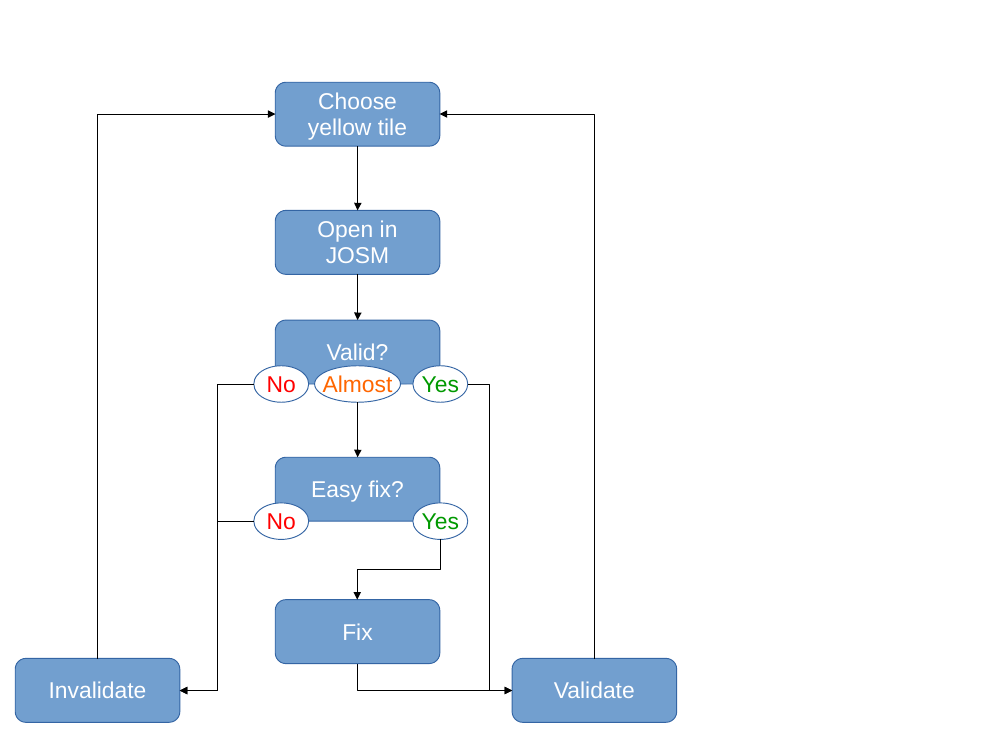
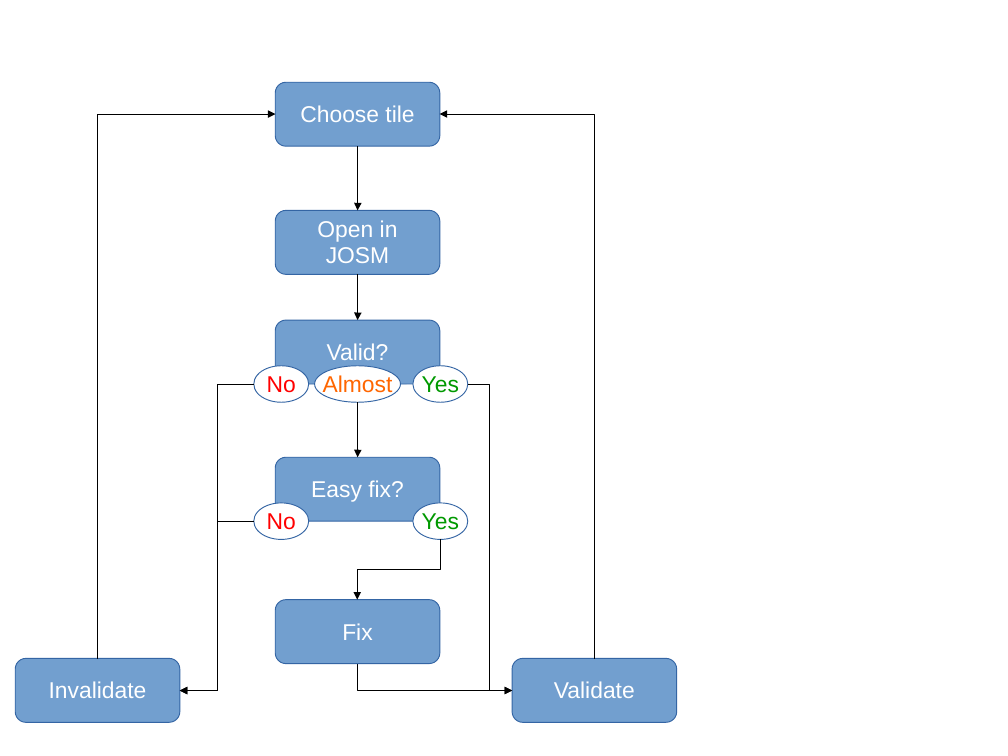
Before and after one commit to rodekruis/OSMvalidationManual, a slide deck: slide 1 of schema.ppt. Drawn at 1008x756 pixels with LibreOffice and Linux fonts; fonts in the diff are those of the drawing. Boxes give left, top, right and bottom in pixels: in the first picture for what was removed or moved away, otherwise in the second. Text is boxed around its words. In the diff, an @@ line names an element or a change of style, - is before the commit and + after.

```diff
--- a/schema.ppt
+++ b/schema.ppt
@@ text in rounded rectangle at (300,105,414,122): text changed @@
-Choose
-yellow tile
+Choose tile
```
Also in this commit, not shown: 5 slides added.
